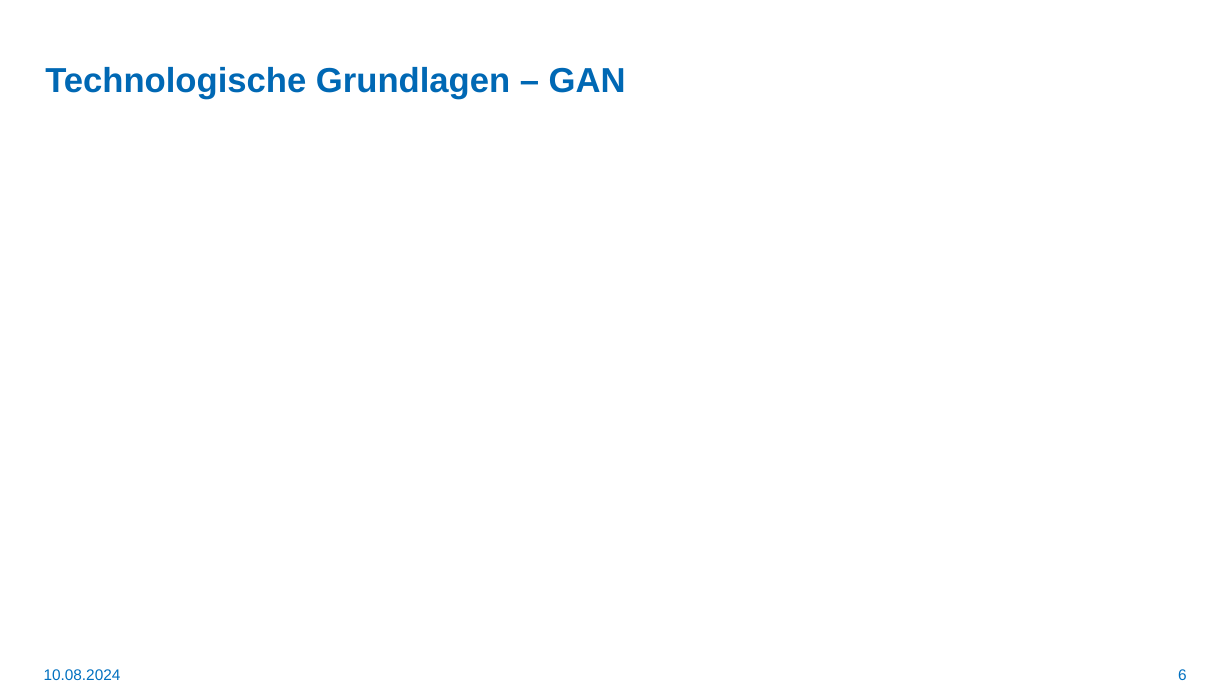
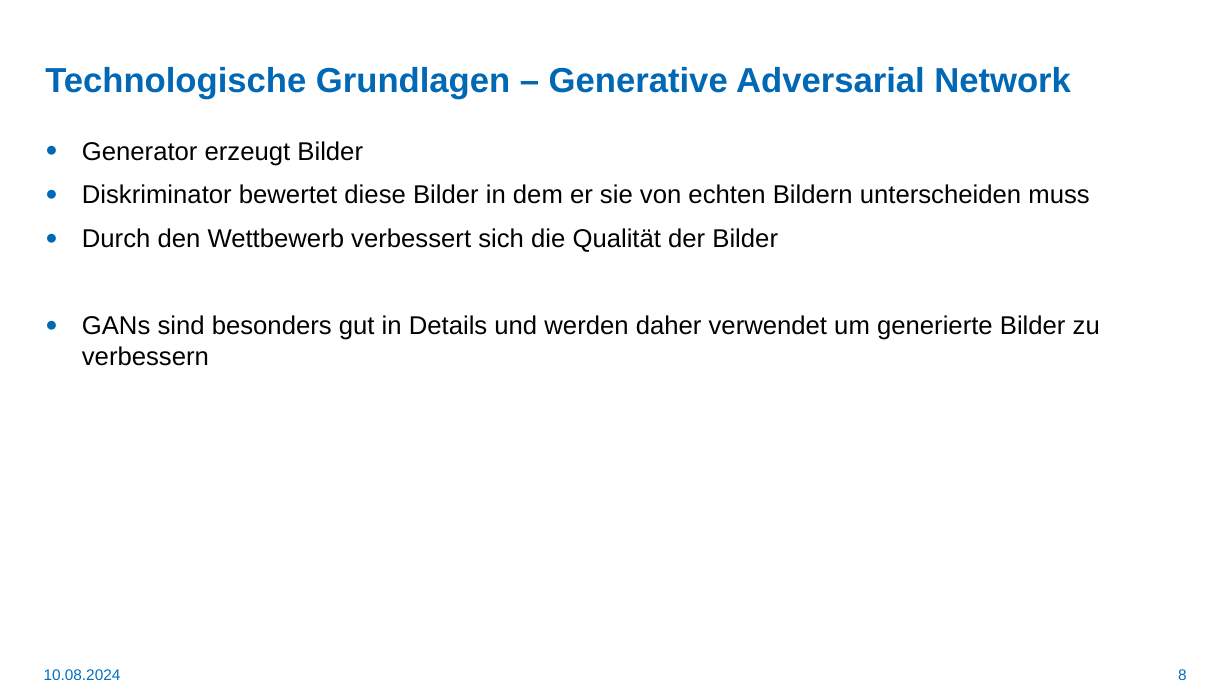
Before and after one commit to LetsDrinkSomeTea/ProjektArbeit, a slide deck: slide 8 of Praesentationen/Video-Deepfakes.pptx (slide 6 before the commit). Drawn at 1232x693 pixels with LibreOffice and Linux fonts; fonts in the diff are those of the drawing; background and template pictures are left out. Boxes give left, top, right and bottom in pixels: in the first picture for what was removed or moved away, otherwise in the second. Text is boxed around its words. In the diff, an @@ line names an element or a change of style, - is before the commit and + after.

```diff
--- a/Praesentationen/Video-Deepfakes.pptx
+++ b/Praesentationen/Video-Deepfakes.pptx
@@ title at box(45, 67, 1071, 99): text changed @@
-Technologische Grundlagen – GAN
+Technologische Grundlagen – Generative Adversarial Network
@@ text added at box(82, 141, 1100, 366), 20 pt, text #000000 @@
+● Generator erzeugt Bilder
+● Diskriminator bewertet diese Bilder in dem er sie von echten Bildern unterscheiden muss
+● Durch den Wettbewerb verbessert sich die Qualität der Bilder
+● GANs sind besonders gut in Details und werden daher verwendet um generierte Bilder zu verbessern
@@ page number at box(1178, 669, 1187, 680): text changed @@
-6
+8
```
Also in this commit, not shown: 8 other slides changed, 2 slides added, 2 other files.
